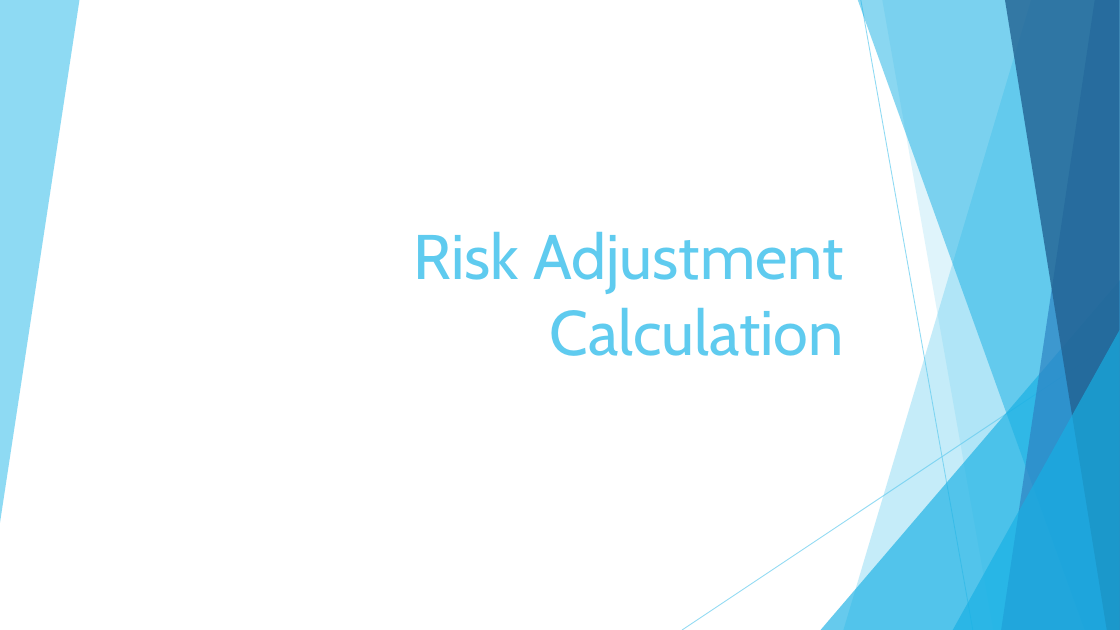
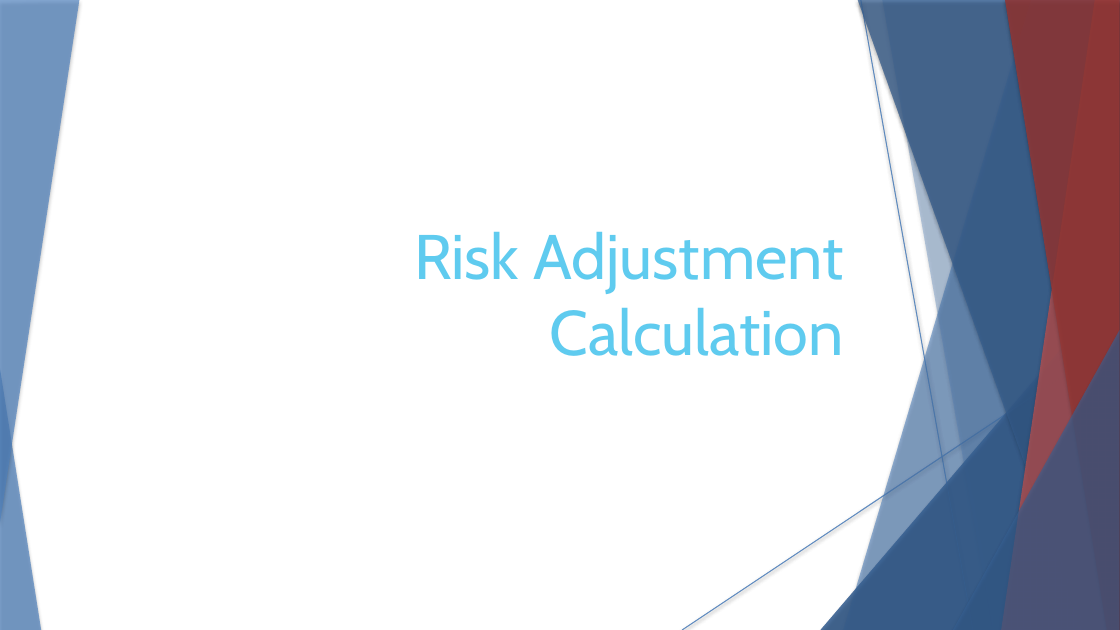
Before and after one commit to tipegoyal/git-ssh, a slide deck: slide 1 of Medicare_RAF_Calculation.pptx. Drawn at 1120x630 pixels with LibreOffice and Linux fonts; fonts in the diff are those of the drawing. Boxes give left, top, right and bottom in pixels: in the first picture for what was removed or moved away, otherwise in the second. Text is boxed around its words. In the diff, an @@ line names an element or a change of style, - is before the commit and + after.

Commit message:
2nd change for pptx

```diff
--- a/Medicare_RAF_Calculation.pptx
+++ b/Medicare_RAF_Calculation.pptx
@@ freeform shape at (0, 0, 79, 523): fill #5FCBEF at 70% opacity to #4F81BD at 70% opacity; shadow on @@
@@ freeform shape at (844, 0, 1120, 630): fill #5FCBEF at 36% opacity to #4F81BD at 36% opacity; shadow on @@
@@ freeform shape added at (844, 0, 1120, 630), fill #4F81BD at 36% opacity @@
@@ freeform shape at (858, 0, 1120, 630): fill #17B0E4 at 50% opacity to #376092 at 50% opacity; shadow on @@
@@ freeform shape added at (858, 0, 1120, 630), fill #376092 at 50% opacity @@
@@ line (861, 0) - (973, 630): stroke #5FCBEF 0.75 pt to #4F81BD 0.74 pt @@
@@ line added from (861, 0) to (973, 630), #4F81BD 0.74 pt @@
@@ freeform shape at (882, 0, 1120, 630): fill #5FCBEF at 20% opacity to #4F81BD at 20% opacity; shadow on; outline redrawn @@
@@ freeform shape added at (882, 0, 1120, 630), fill #4F81BD at 20% opacity @@
@@ freeform shape at (1002, 0, 1120, 630): fill #2E83C3 at 70% opacity to #C0504D at 70% opacity; shadow on @@
@@ freeform shape added at (1002, 0, 1120, 630), fill #C0504D at 70% opacity @@
@@ freeform shape at (1005, 0, 1120, 630): fill #226292 at 80% opacity to #953735 at 80% opacity; shadow on @@
@@ freeform shape added at (1005, 0, 1120, 630), fill #953735 at 80% opacity @@
@@ triangle at (821, 280, 1120, 630): fill #17B0E4 at 66% opacity to #376092 at 66% opacity; shadow on @@
@@ triangle added at (821, 280, 1120, 630), fill #376092 at 66% opacity @@
@@ line (1120, 339) - (682, 630): stroke #5FCBEF 0.75 pt to #4F81BD 0.74 pt @@
@@ line added from (1120, 339) to (682, 630), #4F81BD 0.74 pt @@
@@ triangle at (953, 330, 1120, 630): fill #17B0E4 at 66% opacity to #376092 at 66% opacity; shadow on @@
@@ triangle added at (953, 330, 1120, 630), fill #376092 at 66% opacity @@
@@ triangle added at (0, 369, 41, 630), fill #4F81BD at 70% opacity @@
```
Also in this commit, not shown: 27 other slides changed.
